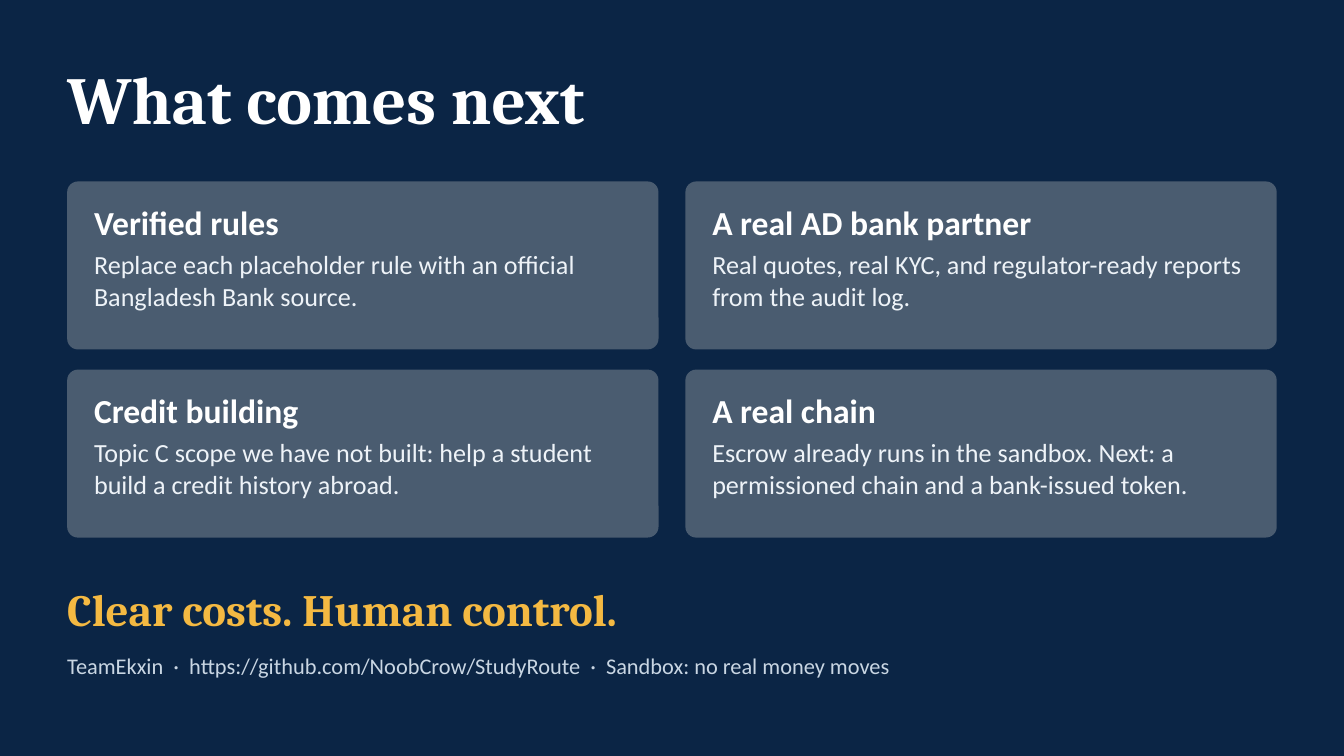
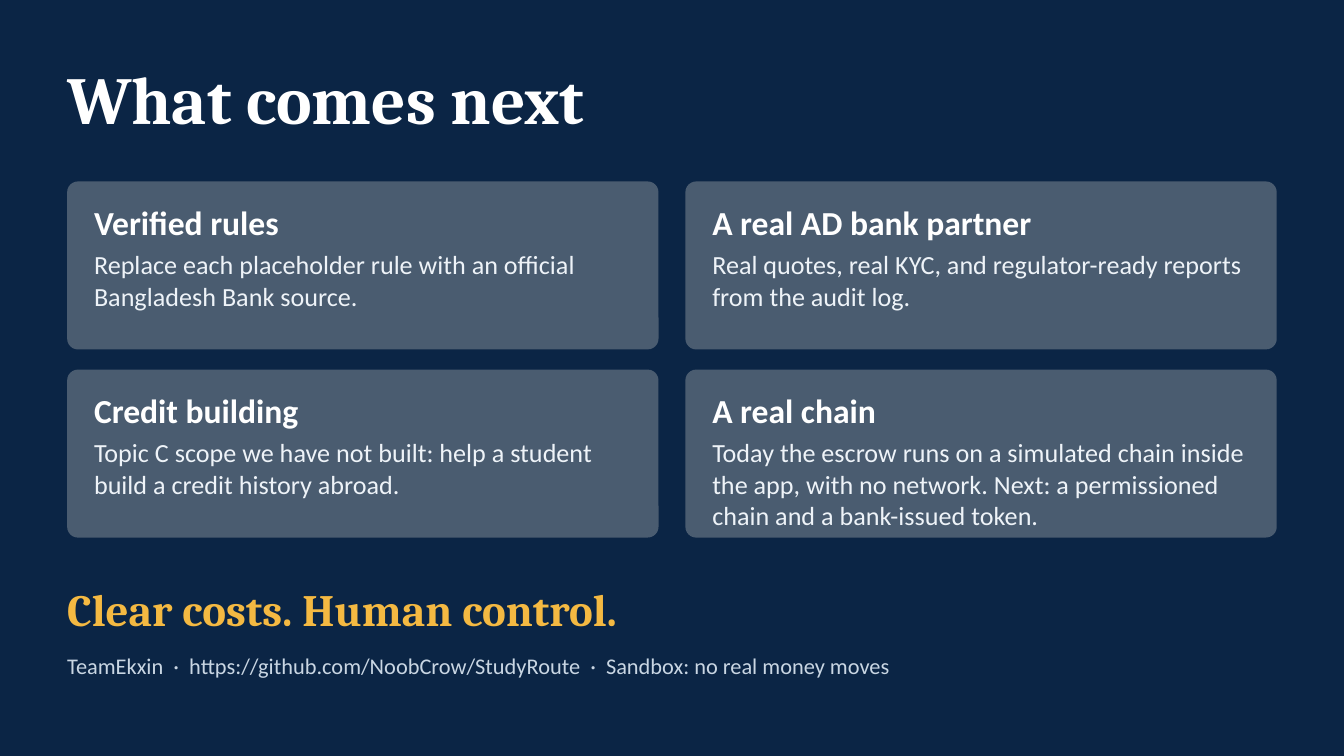
Before and after one commit to NoobCrow/StudyRoute, a slide deck: slide 12 of submission/StudyRoute_Deck.pptx. Drawn at 1344x756 pixels with LibreOffice and Linux fonts; fonts in the diff are those of the drawing. Boxes give left, top, right and bottom in pixels: in the first picture for what was removed or moved away, otherwise in the second. Text is boxed around its words. In the diff, an @@ line names an element or a change of style, - is before the commit and + after.

Commit message:
docs: deck says the escrow runs on a simulated chain today (the next-steps card read as if a real chain already ran)

```diff
--- a/submission/StudyRoute_Deck.pptx
+++ b/submission/StudyRoute_Deck.pptx
@@ text at [712,444,1244,525]: text changed @@
-Escrow already runs in the sandbox. Next: a permissioned chain and a bank-issued token.
+Today the escrow runs on a simulated chain inside the app, with no network. Next: a permissioned chain and a bank-issued token.
```
Also in this commit, not shown: 2 other files.
